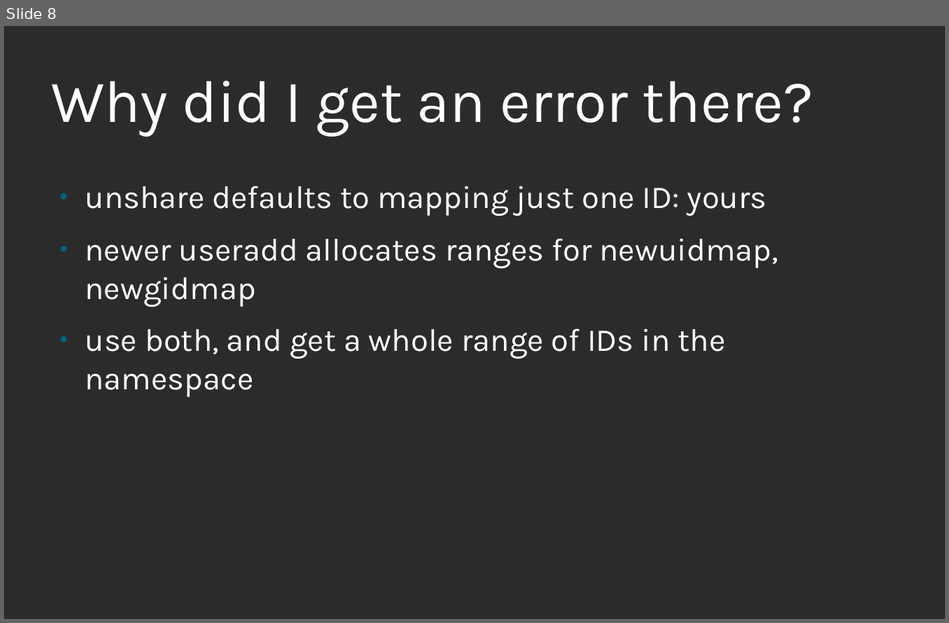
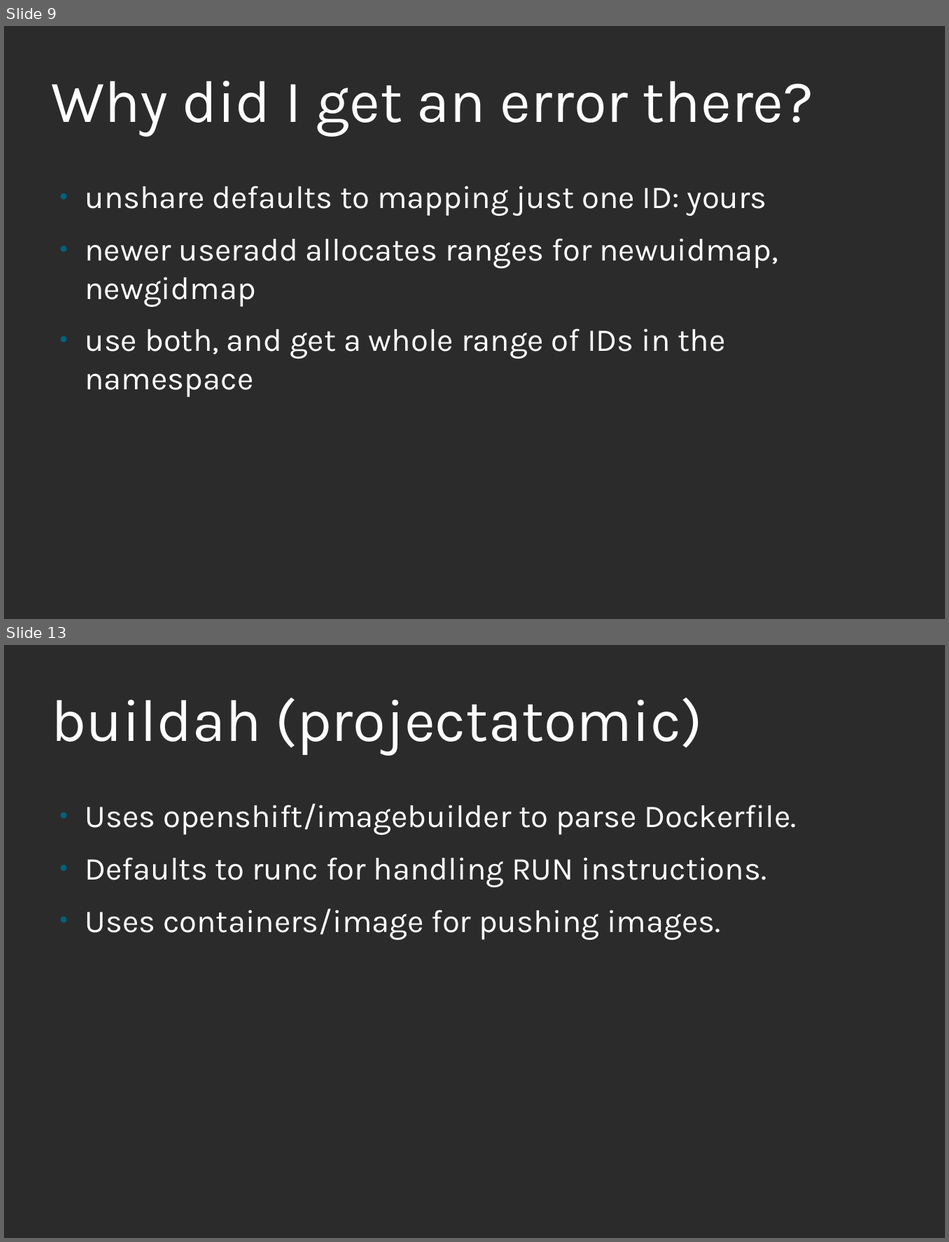
Before and after one commit to nalind/devconf.us-2018, a slide deck: images.odp. Shown one above the other, each under a label of ours: slide 8 before the commit, slides 9 and 13 after it; the slides between them are not shown. The pictures are 949x623 and 949x1242 pixels, drawn with LibreOffice and Linux fonts; fonts in the diff are those of the drawing; background and template pictures are left out; a plain dark background stands for a picture behind light text. Boxes give left, top, right and bottom in pixels: in the first picture for what was removed or moved away, otherwise in the second. Text is boxed around its words. In the diff, an @@ line names an element or a change of style, - is before the commit and + after.

```diff
--- a/images.odp
+++ b/images.odp
@@ slide 13 added at [4,645,945,1238], background picture (left out) @@
@@ title added at [51,697,703,756], 60 pt, text #FFFFFF @@
+buildah (projectatomic)
@@ text added at [84,803,796,940], 32 pt, text #FFFFFF @@
+● Uses openshift/imagebuilder to parse Dockerfile.
+● Defaults to runc for handling RUN instructions.
+● Uses containers/image for pushing images.
@@ what was slide 8 is now slide 9 @@
```
Also in this commit, not shown: 3 slides changed, 10 other slides added.
